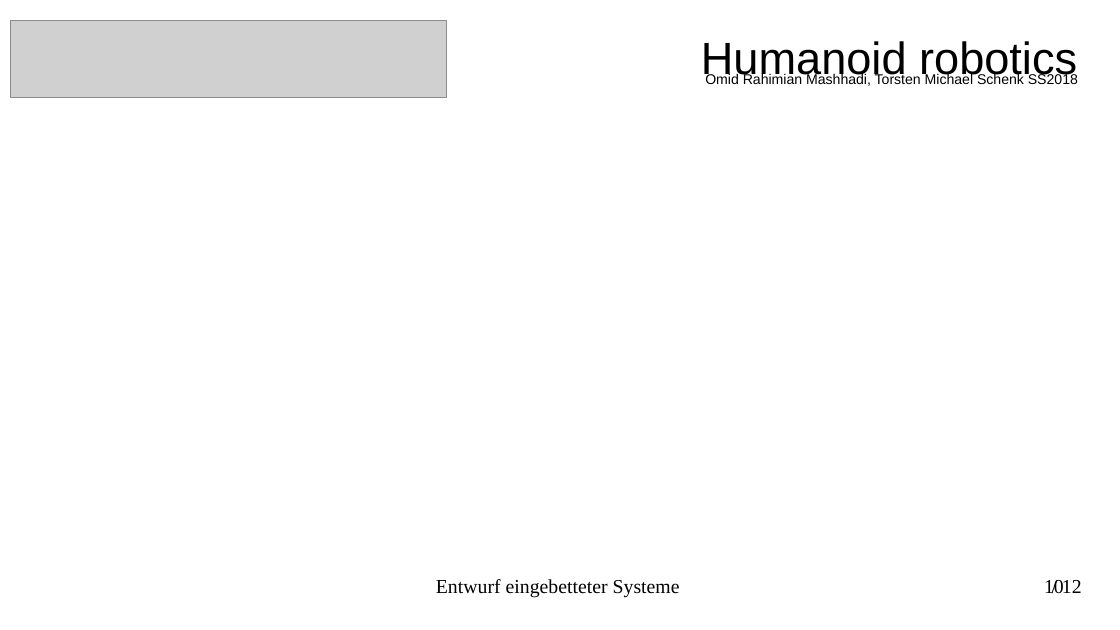
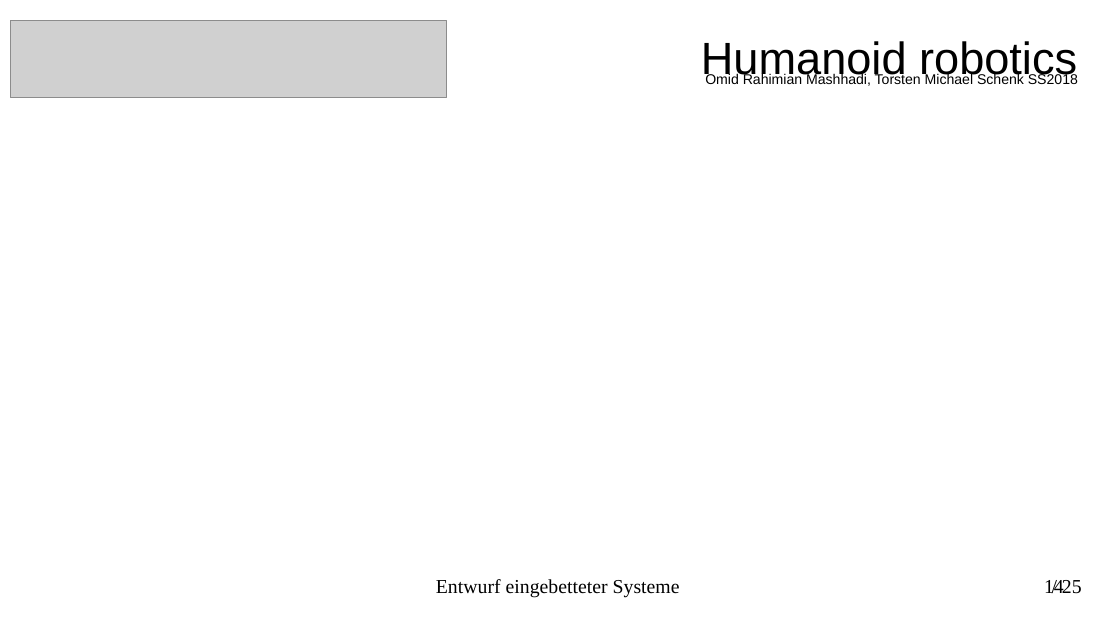
Before and after one commit to torstenschenk/beuth-avatar-ss2018, a slide deck: slide 14 of Presentation/HumanoideRobotic.odp (slide 10 before the commit). Drawn at 1120x630 pixels with LibreOffice and Linux fonts; fonts in the diff are those of the drawing; grey boxes stand for pictures. Boxes give left, top, right and bottom in pixels: in the first picture for what was removed or moved away, otherwise in the second. Text is boxed around its words. In the diff, an @@ line names an element or a change of style, - is before the commit and + after.

```diff
--- a/Presentation/HumanoideRobotic.odp
+++ b/Presentation/HumanoideRobotic.odp
@@ page number at [1044,580,1064,593]: text changed @@
-10
+14
@@ text at [1062,580,1082,594]: text changed @@
-/ 12
+/ 25
```
Also in this commit, not shown: 10 other slides changed, 13 slides added, 1 other file.
